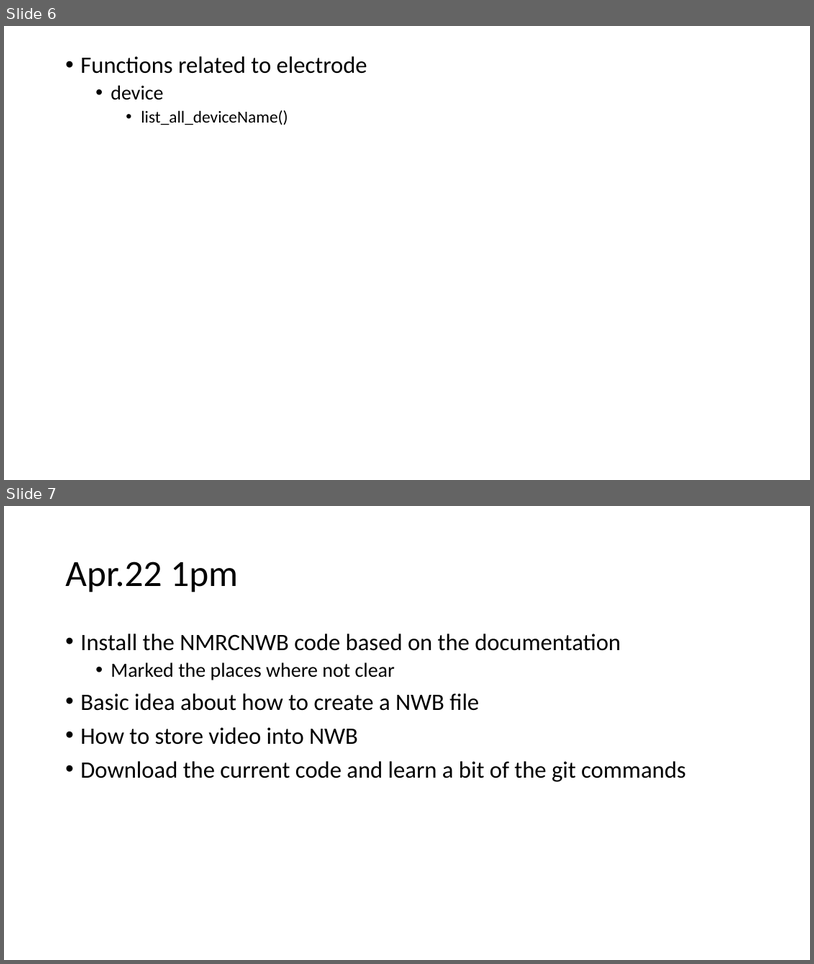
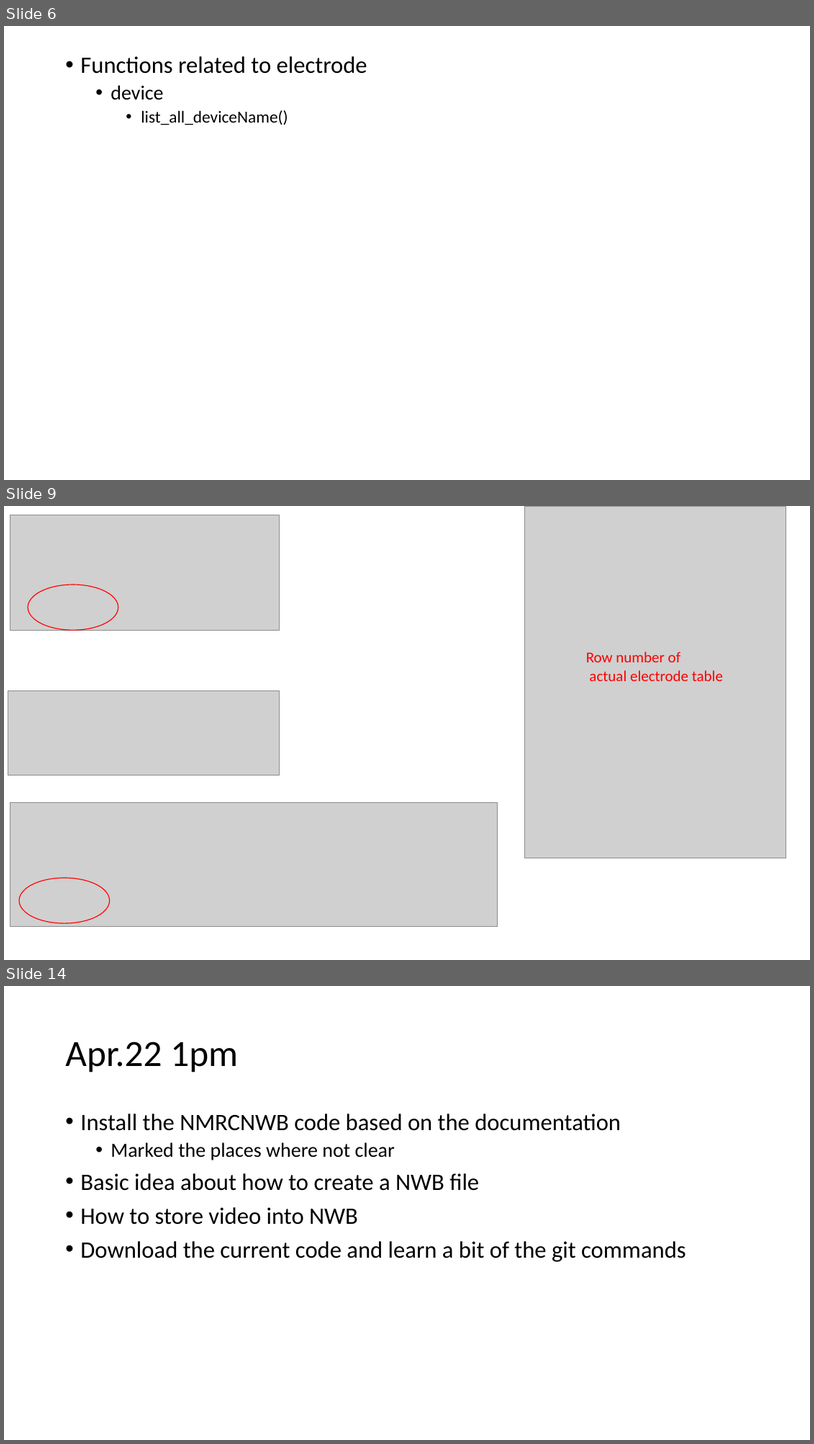
Before and after one commit to yangll0620/NMRCNWBStandardization, a slide deck: NWBUnderstanding.pptx. Shown one above the other, each under a label of ours: slides 6 and 7 before the commit, slides 6, 9 and 14 after it; the slides between them are not shown. The pictures are 814x964 and 814x1444 pixels, drawn with LibreOffice and Linux fonts; fonts in the diff are those of the drawing; grey boxes stand for pictures. Boxes give left, top, right and bottom in pixels: in the first picture for what was removed or moved away, otherwise in the second. Text is boxed around its words. In the diff, an @@ line names an element or a change of style, - is before the commit and + after.

```diff
--- a/NWBUnderstanding.pptx
+++ b/NWBUnderstanding.pptx
@@ slide 9 added at [4, 506, 810, 960], background #FFFFFF @@
@@ picture added at [10, 515, 280, 630] @@
@@ picture added at [525, 506, 787, 857] @@
@@ ellipse added at [28, 584, 118, 630], outline #FF0000 1 pt @@
@@ text added at [586, 651, 723, 681], 18 pt, text #FF0000 @@
+Row number of
+actual electrode table
@@ picture added at [8, 690, 279, 775] @@
@@ picture added at [10, 803, 498, 926] @@
@@ ellipse added at [19, 878, 110, 923], outline #FF0000 1 pt @@
@@ what was slide 7 is now slide 14 @@
```
Also in this commit, not shown: 6 other slides added.
